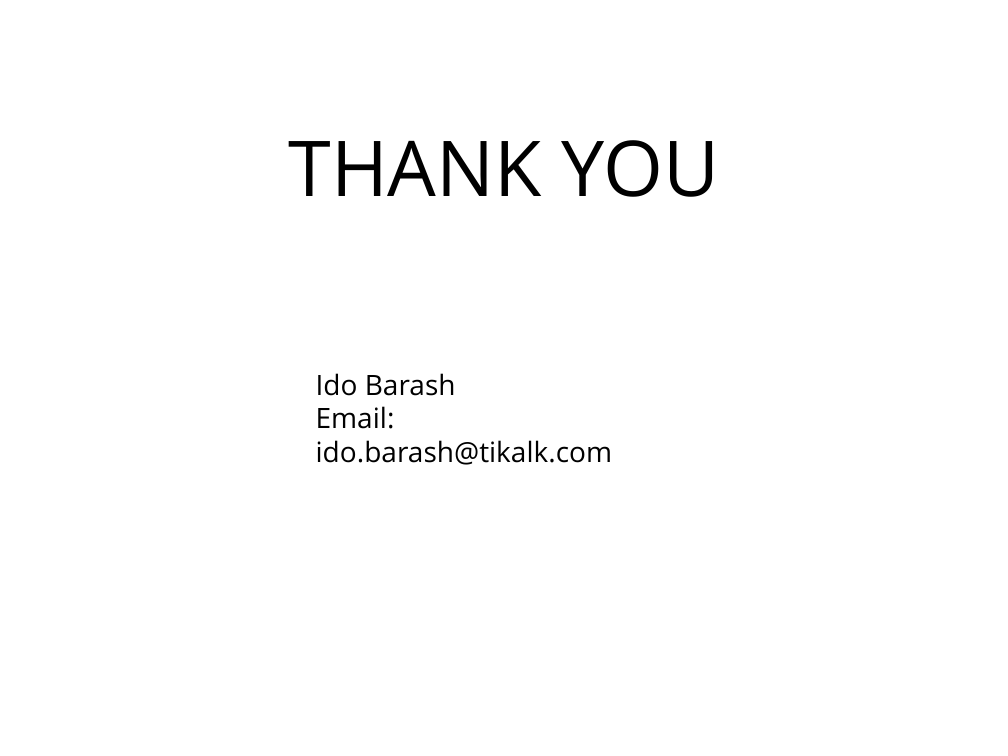
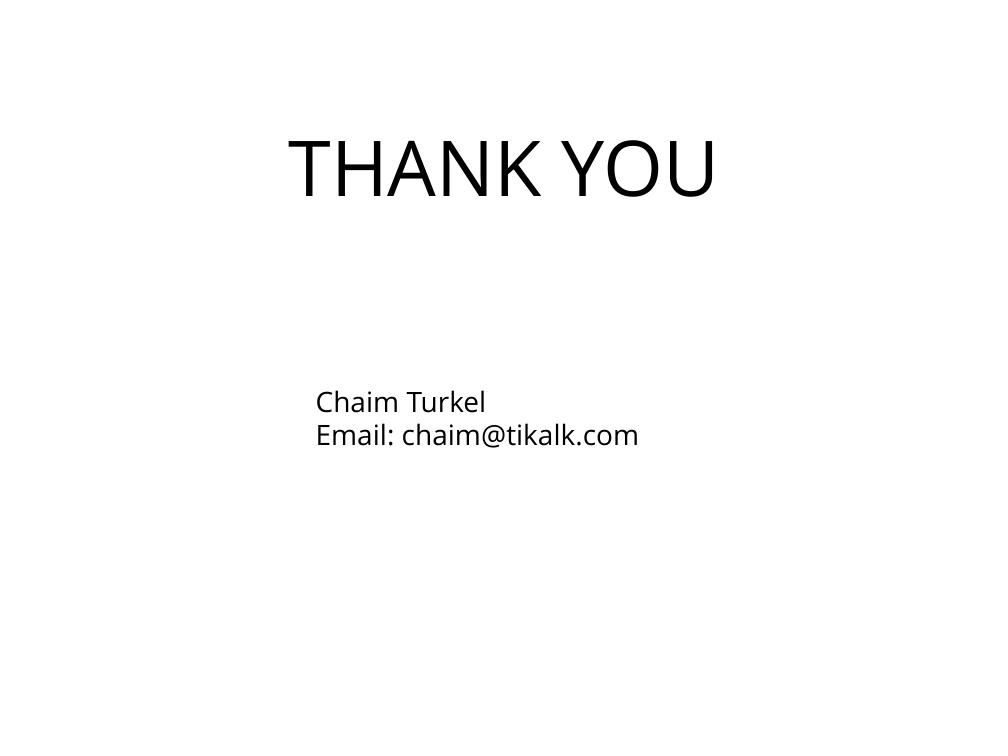
Before and after one commit to chaimt/Tikal-Java-RoadMap, a slide deck: slide 68 of Presentations/9 - HibernateSession.pptx (slide 62 before the commit). Drawn at 1008x756 pixels with LibreOffice and Linux fonts; fonts in the diff are those of the drawing; background and template pictures are left out. Boxes give left, top, right and bottom in pixels: in the first picture for what was removed or moved away, otherwise in the second. Text is boxed around its words. In the diff, an @@ line names an element or a change of style, - is before the commit and + after.

Commit message:
update presentations

```diff
--- a/Presentations/9 - HibernateSession.pptx
+++ b/Presentations/9 - HibernateSession.pptx
@@ text at <box>316,390,639,448</box>: text changed @@
-Ido Barash
-Email: ido.barash@tikalk.com
+Chaim Turkel
+Email: chaim@tikalk.com
```
Also in this commit, not shown: 1 other slide changed, 6 slides added, 1 other file.
